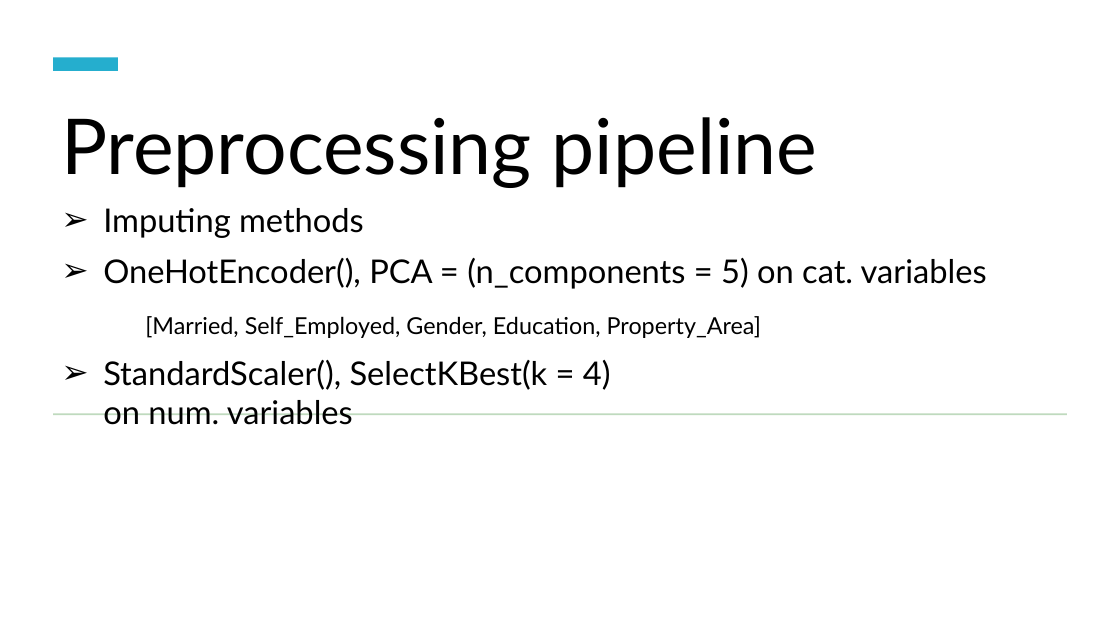
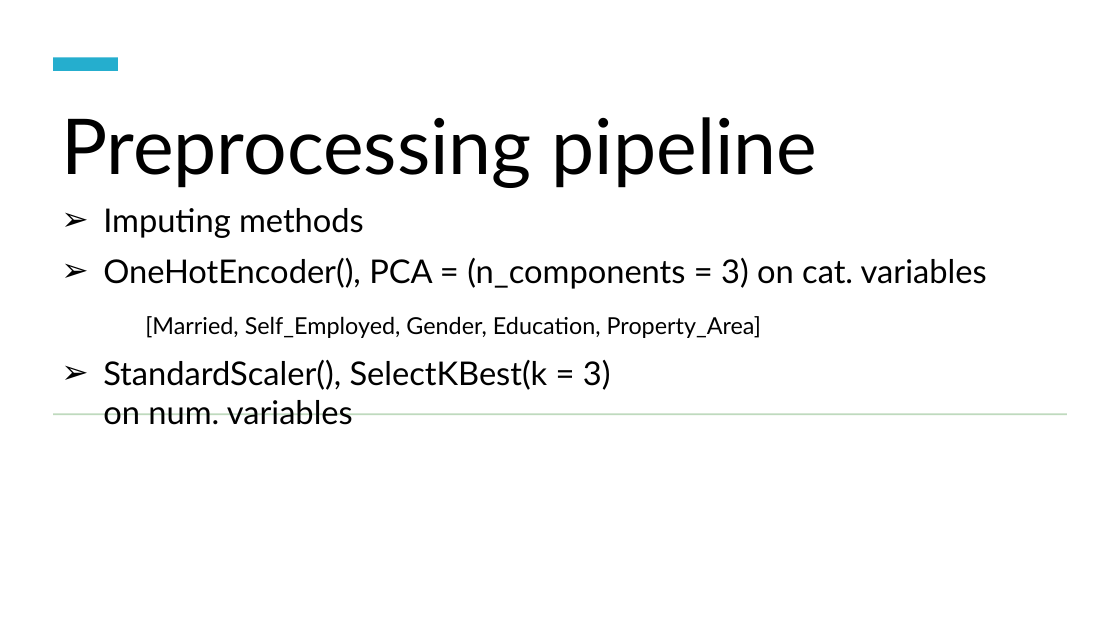
Before and after one commit to fedalza/lighthouse-data-notes, a slide deck: slide 7 of Week_7/Day_4/MiniIV.pptx. Drawn at 1120x630 pixels with LibreOffice and Linux fonts; fonts in the diff are those of the drawing. Boxes give left, top, right and bottom in pixels: in the first picture for what was removed or moved away, otherwise in the second. Text is boxed around its words. In the diff, an @@ line names an element or a change of style, - is before the commit and + after.

```diff
--- a/Week_7/Day_4/MiniIV.pptx
+++ b/Week_7/Day_4/MiniIV.pptx
@@ subtitle at (103, 258, 987, 289): text changed @@
-➢ OneHotEncoder(), PCA = (n_components = 5) on cat. variables
+➢ OneHotEncoder(), PCA = (n_components = 3) on cat. variables
@@ subtitle at (103, 360, 611, 425): text changed @@
-➢ StandardScaler(), SelectKBest(k = 4)
-  on num. variables
+➢ StandardScaler(), SelectKBest(k = 3)
+  on num. variables
```
Also in this commit, not shown: 7 other slides changed, 19 other files.
